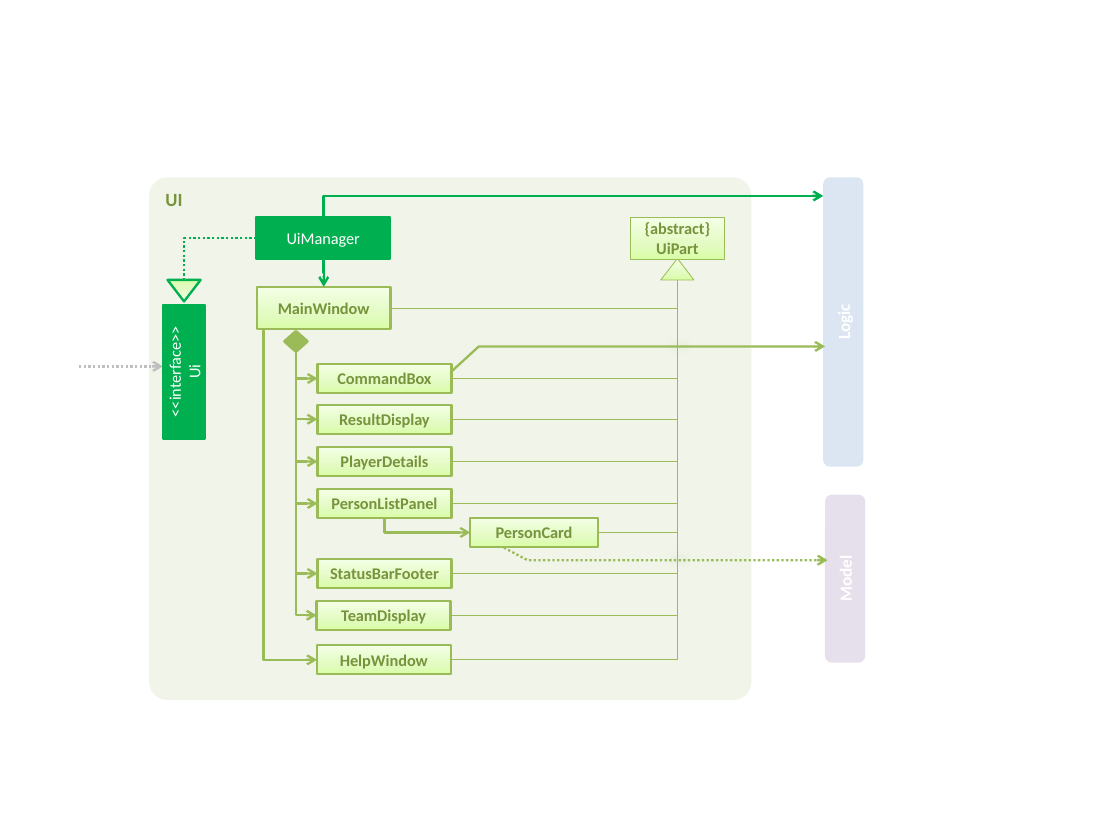
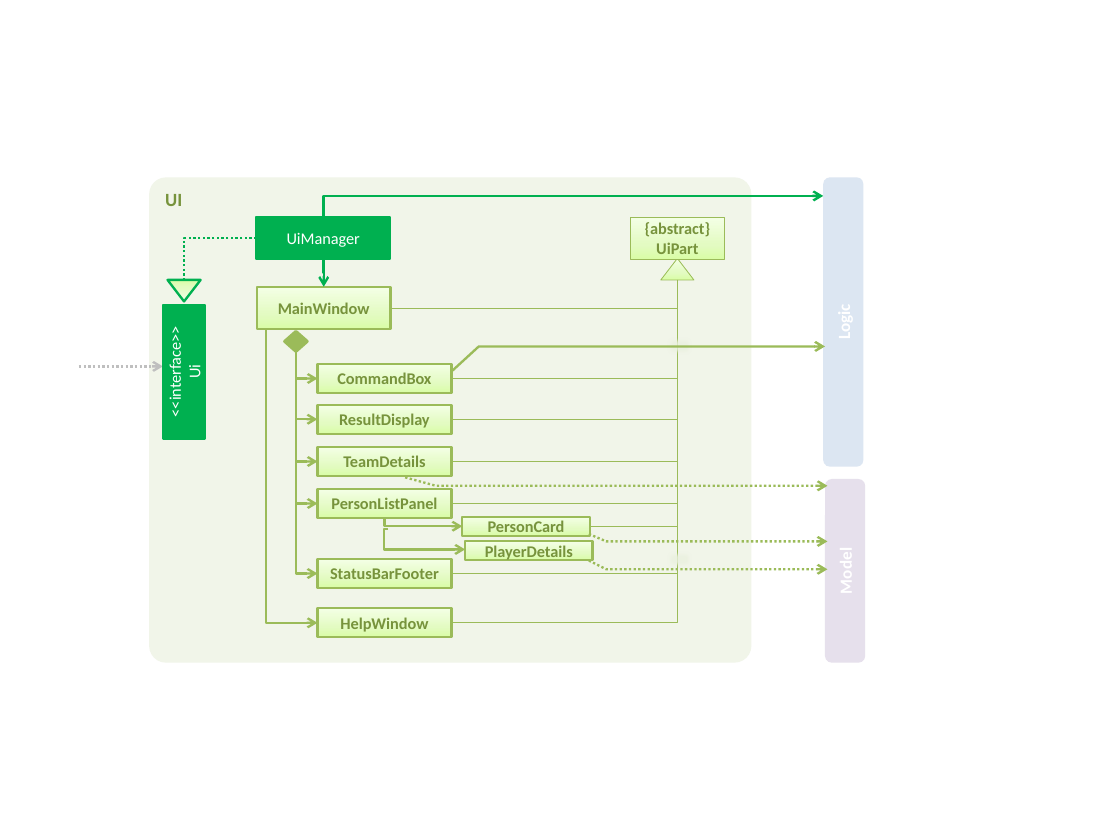
Before and after one commit to reposense/main, a slide deck: slide 1 of docs/diagrams/UiComponentClassDiagram.pptx. Drawn at 1120x840 pixels with LibreOffice and Linux fonts; fonts in the diff are those of the drawing. Boxes give left, top, right and bottom in pixels: in the first picture for what was removed or moved away, otherwise in the second. Text is boxed around its words. In the diff, an @@ line names an element or a change of style, - is before the commit and + after.

Commit message:
Fix conflict

```diff
--- a/docs/diagrams/UiComponentClassDiagram.pptx
+++ b/docs/diagrams/UiComponentClassDiagram.pptx
@@ rounded rectangle "UI": place and size @@
-rounded rectangle "UI" at <box>149,177,752,700</box>
+rounded rectangle "UI" at <box>149,177,752,662</box>
@@ elbow line removed from (678, 280) to (450, 615) @@
@@ elbow line moved from (678, 280) - (451, 660) to (678, 280) - (451, 623) @@
@@ elbow line moved from (678, 280) - (598, 532) to (678, 280) - (590, 526) @@
@@ elbow arrow moved from (263, 329) - (317, 660) to (267, 329) - (318, 623) @@
@@ text in rectangle at <box>343,455,425,467</box>: text changed @@
-PlayerDetails
+TeamDetails
@@ freeform shape added at <box>405,477,828,486</box>, outline #9BBB59 1.5 pt dashed @@
@@ rounded rectangle: place and size @@
-rounded rectangle at <box>825,495,866,663</box>
+rounded rectangle at <box>825,479,866,663</box>
@@ elbow arrow moved from (384, 517) - (470, 532) to (384, 517) - (463, 526) @@
@@ elbow arrow moved from (296, 351) - (317, 615) to (389, 529) - (465, 550) @@
@@ rectangle "PersonCard": place and size @@
-rectangle "PersonCard" at <box>470,517,598,547</box>
+rectangle "PersonCard" at <box>463,516,590,535</box>
@@ freeform shape: place and size @@
-freeform shape at <box>504,548,828,560</box>
+freeform shape at <box>589,534,828,542</box>
@@ rectangle added at <box>465,541,592,560</box>, fill gradient #DAFDA7 to #E4FCC2 to #F5FFE7, outline #9BBB59 1.5 pt, 10.5 pt, text #77933C, bold @@
+PlayerDetails
@@ freeform shape added at <box>589,561,828,570</box>, outline #9BBB59 1.5 pt dashed @@
@@ rectangle removed at <box>317,600,451,629</box> @@
-TeamDisplay
@@ rectangle "HelpWindow": place and size @@
-rectangle "HelpWindow" at <box>317,645,451,674</box>
+rectangle "HelpWindow" at <box>318,608,452,637</box>
```
